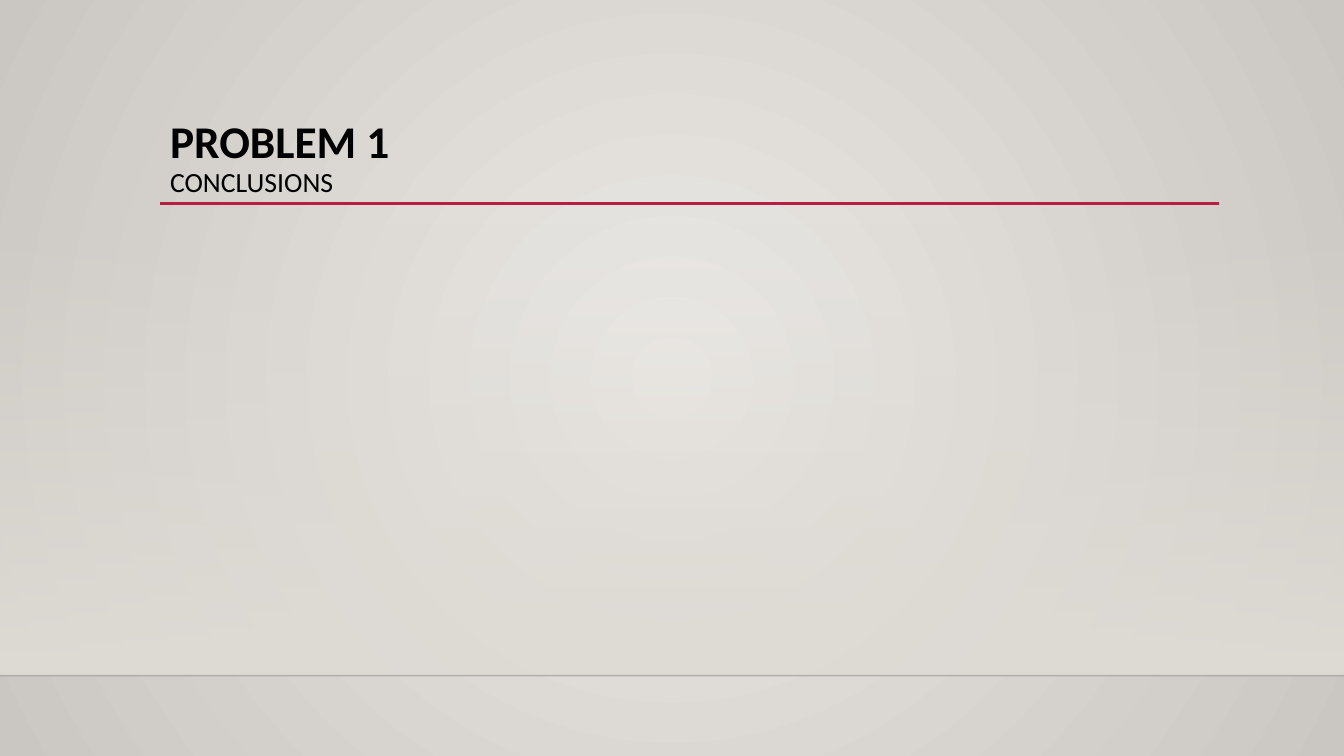
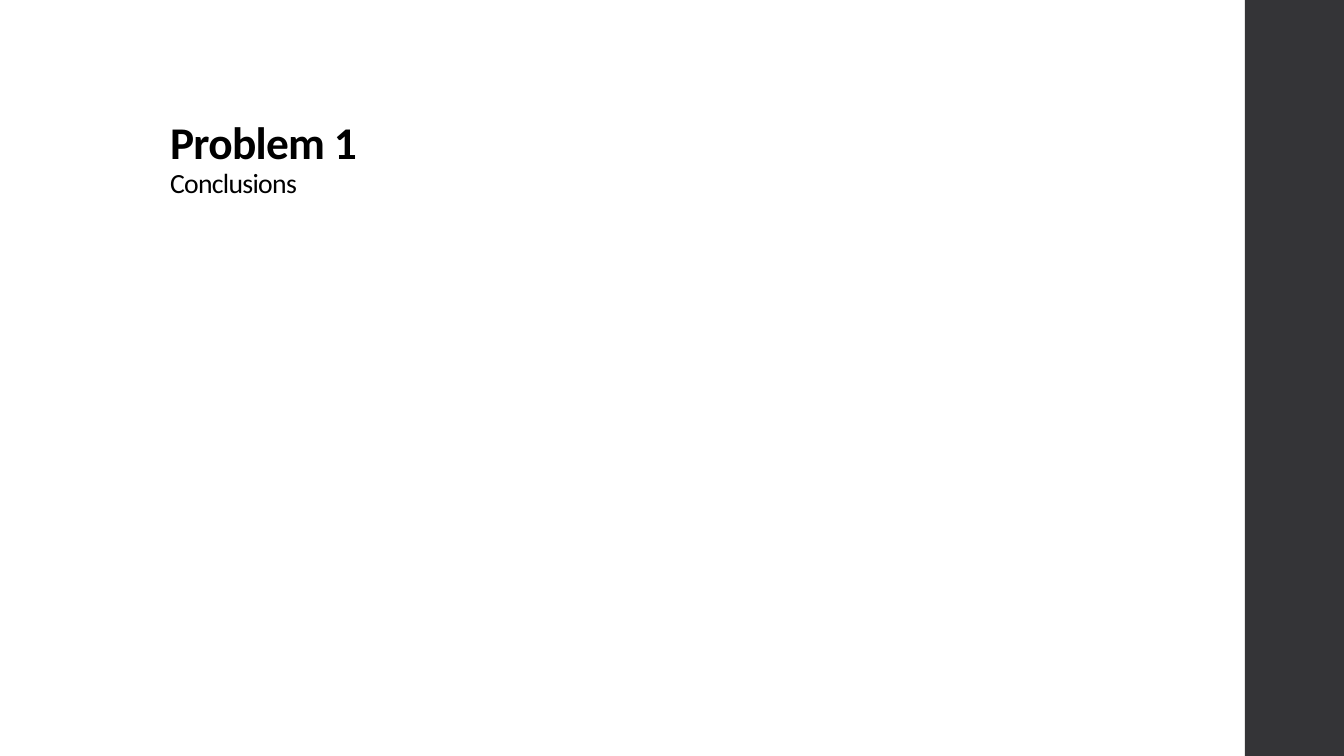
Before and after one commit to xL1fer/CLE_2022_2023, a slide deck: slide 4 of CLE1_T3G5/present.pptx. Drawn at 1344x756 pixels with LibreOffice and Linux fonts; fonts in the diff are those of the drawing; background and template pictures are left out. Boxes give left, top, right and bottom in pixels: in the first picture for what was removed or moved away, otherwise in the second. Text is boxed around its words. In the diff, an @@ line names an element or a change of style, - is before the commit and + after.

```diff
--- a/CLE1_T3G5/present.pptx
+++ b/CLE1_T3G5/present.pptx
@@ background gradient #ECEAE7 to #CAC7C1 to #FFFFFF @@
@@ rectangle added at box(1245, 0, 1344, 756), fill #353537 @@
@@ title "Problem 1 Conclusions" at box(170, 127, 357, 194): vertical alignment top to bottom @@
@@ title at box(170, 127, 357, 194): text changed @@
-PROBLEM 1
-CONCLUSIONS
+Problem 1
+Conclusions
@@ line removed from (160, 204) to (1220, 204) @@
@@ rectangle removed at box(0, 223, 1344, 676) @@
@@ line removed from (0, 676) to (1344, 676) @@
```
Also in this commit, not shown: 6 other slides changed.
